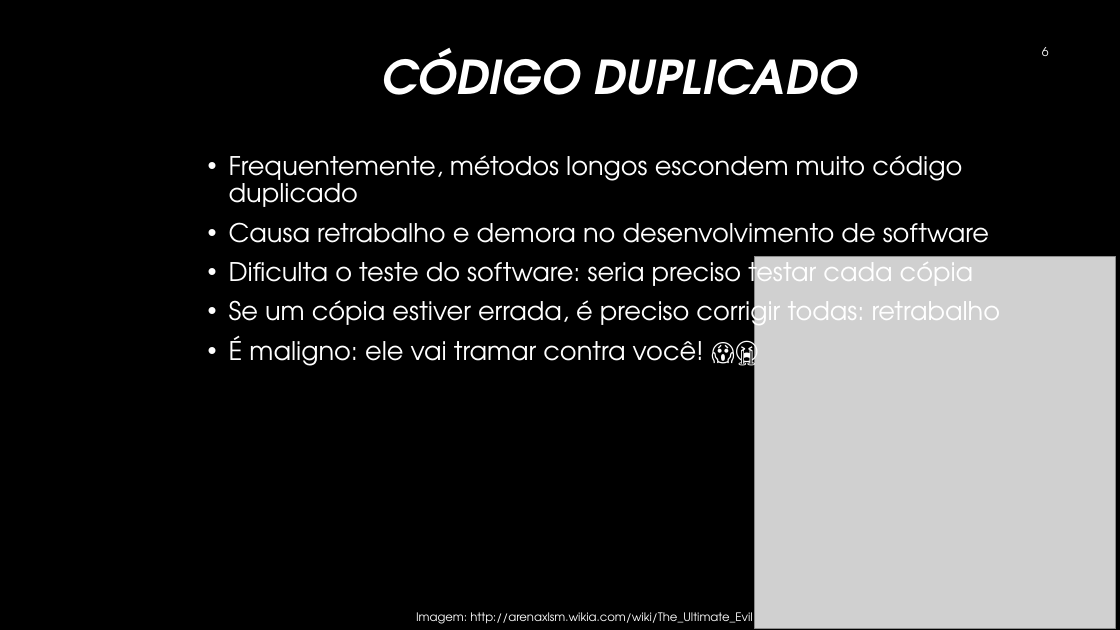
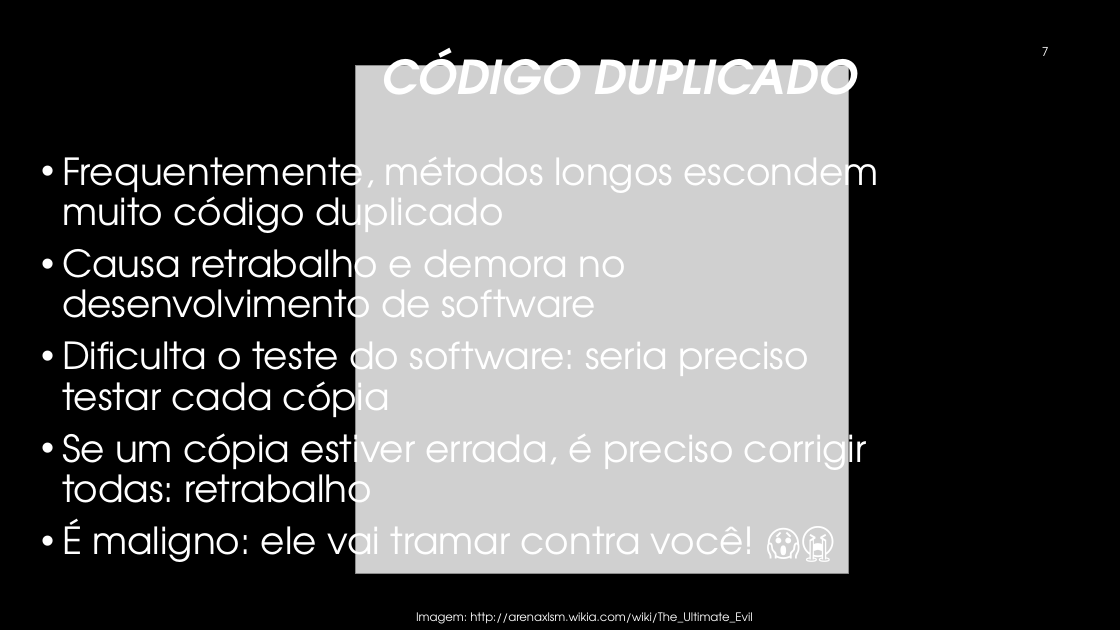
Before and after one commit to iftopalmas/testes-de-software, a slide deck: slide 7 of projects/01-introducao-tdd/tdd.pptx (slide 6 before the commit). Drawn at 1120x630 pixels with LibreOffice and Linux fonts; fonts in the diff are those of the drawing; grey boxes stand for pictures; background and template pictures are left out. Boxes give left, top, right and bottom in pixels: in the first picture for what was removed or moved away, otherwise in the second. Text is boxed around its words. In the diff, an @@ line names an element or a change of style, - is before the commit and + after.

```diff
--- a/projects/01-introducao-tdd/tdd.pptx
+++ b/projects/01-introducao-tdd/tdd.pptx
@@ page number at <box>1042,47,1049,56</box>: text changed @@
-6
+7
@@ picture: place and size @@
-picture at <box>755,256,1116,628</box>
+picture at <box>355,65,848,573</box>
@@ text "Frequentemente, métodos longos escondem muito ...": place and size @@
-text "Frequentemente, métodos longos escondem muito ..." at <box>229,155,1001,366</box>
+text "Frequentemente, métodos longos escondem muito ..." at <box>62,146,878,571</box>
@@ text "Frequentemente, métodos longos escondem muito ..." at <box>62,146,878,571</box>: size 22 to 32 pt @@
```
Also in this commit, not shown: 21 other slides changed, 7 slides added, 1 other file.
